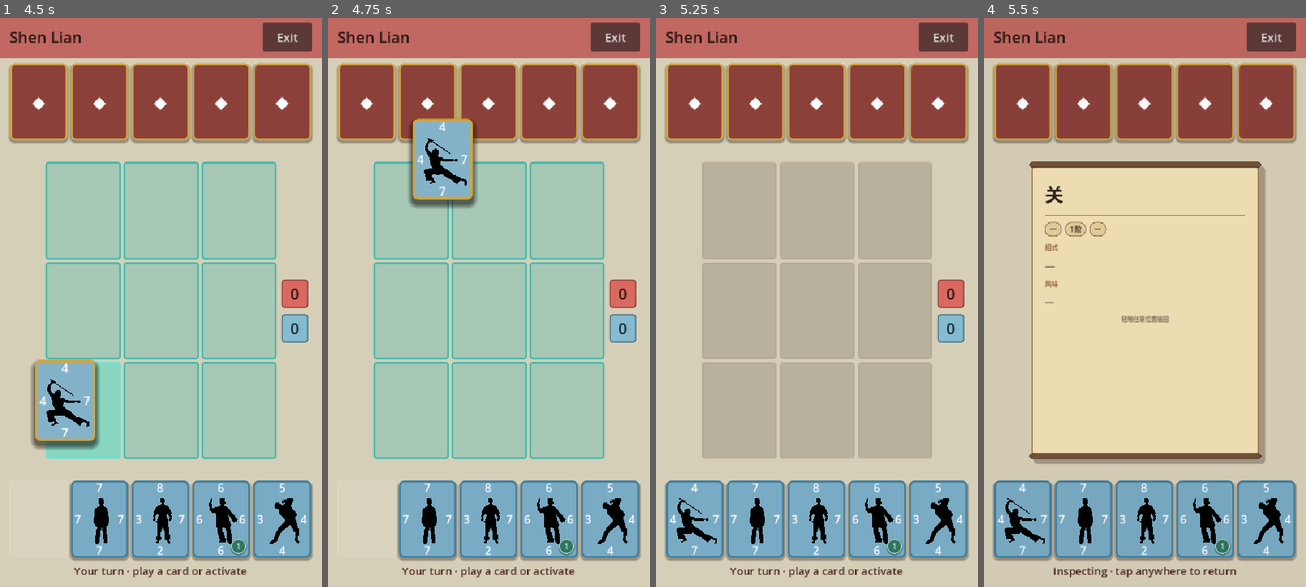
Above: before the commit, frames 1-4 (left to right).
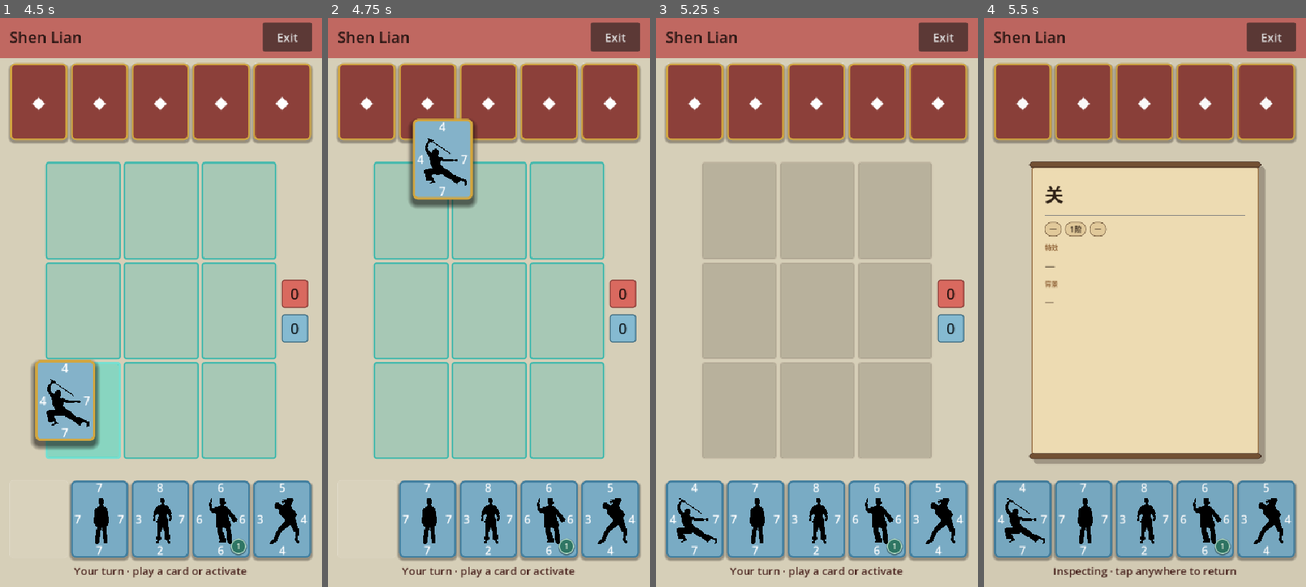
Above: after the commit, the same moments.

Repository: YLMstring/WuXiaCard
Game: Godot game, scene res://main.tscn
Same seed, same stepped clock (60 frames per second), same inputs: the game is played once before the commit and once after it.
Inputs (mouse positions are in pixels of both pictures, inside the frame that each line leads up to):
- Up to frame 1 (4.5 s): tap Enter at 0.5, 2, 3.5 s; drag from (38, 103) to (193, 171) at 0.52 s; tap Space at 1.25, 2.75, 4.25 s; drag from (99, 103) to (144, 416) at 1.27 s; move the mouse to (161, 103) at 2.02 s; click (161, 103) at 2.17 s; drag from (222, 103) to (64, 217) at 2.77 s; drag from (283, 103) to (177, 302) at 3.52 s; drag from (38, 518) to (112, 154) at 4.27 s
- Up to frame 2 (4.75 s): no input
- Up to frame 3 (5.25 s): move the mouse to (755, 518) at 5.02 s; click (755, 518) at 5.17 s
- Up to frame 4 (5.5 s): no input

Frames 1-3 are identical in both runs. In frame 4, 0.2% of the frame differs, in the area x 18-58%, y 39-54%.

Commit message:
Update card_inspector.tscn

Diff:
--- a/scenes/card_inspector.tscn
+++ b/scenes/card_inspector.tscn
@@ -136,7 +136,7 @@
 mouse_filter = 2
 theme_override_colors/font_color = Color(0.55, 0.37, 0.2, 1)
 theme_override_font_sizes/font_size = 11
-text = "招式"
+text = "特效"
 
 [node name="Description" type="Label" parent="Parchment/Body/Margin/Scroll/Content"]
 layout_mode = 2
@@ -152,7 +152,7 @@
 mouse_filter = 2
 theme_override_colors/font_color = Color(0.55, 0.37, 0.2, 1)
 theme_override_font_sizes/font_size = 11
-text = "风味"
+text = "背景"
 
 [node name="Flavor" type="Label" parent="Parchment/Body/Margin/Scroll/Content"]
 layout_mode = 2
@@ -168,7 +168,7 @@
 mouse_filter = 2
 theme_override_colors/font_color = Color(0.5, 0.42, 0.33, 1)
 theme_override_font_sizes/font_size = 10
-text = "轻触任意位置返回"
+text = ""
 horizontal_alignment = 1
 
 [node name="TopRod" type="Panel" parent="Parchment"]
